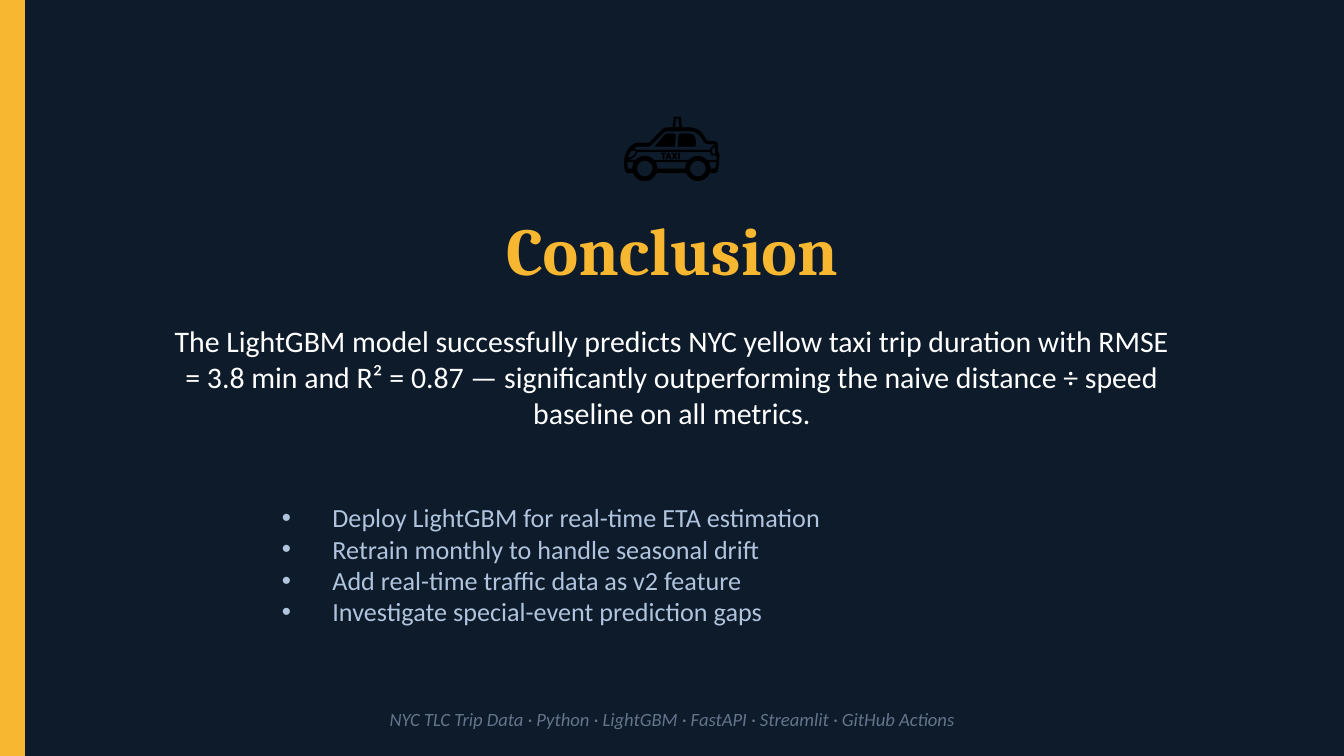
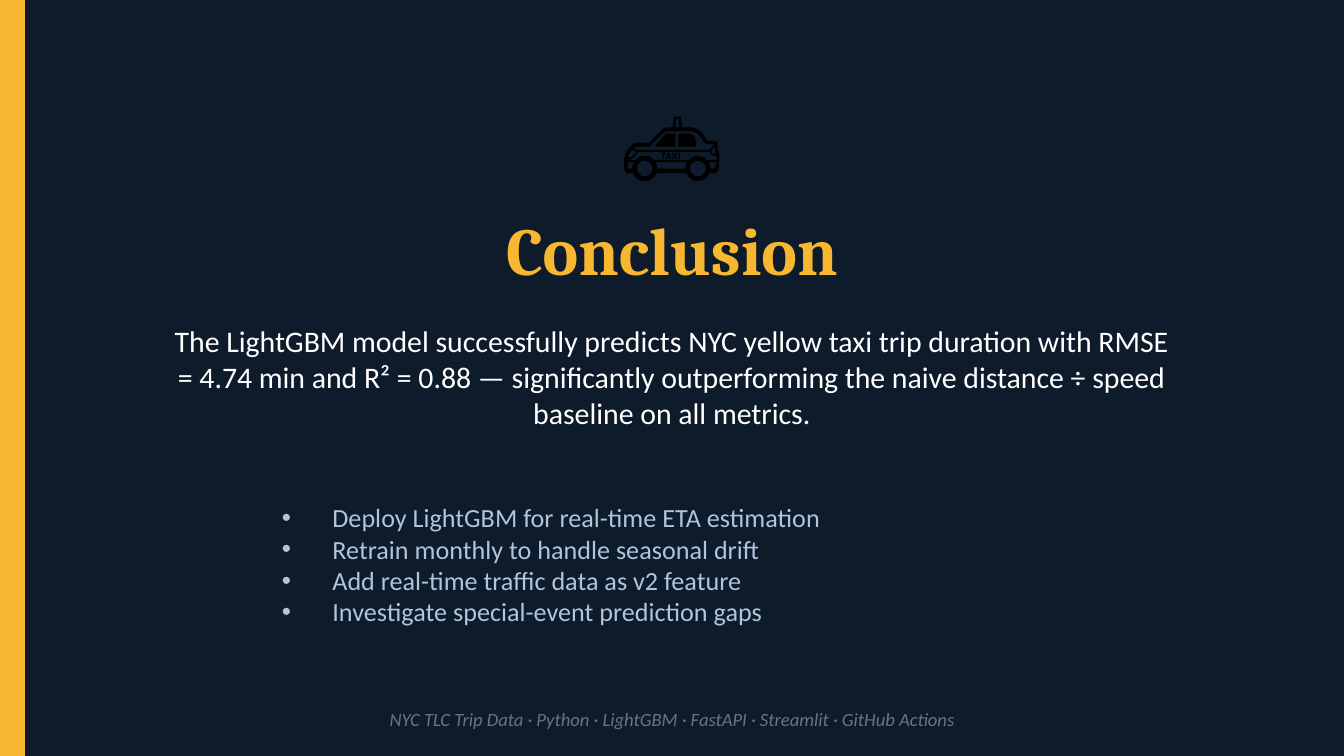
Before and after one commit to WSamuelY/nyc-taxi-duration-prediction, a slide deck: slide 10 of NYC_Taxi_Presentation.pptx. Drawn at 1344x756 pixels with LibreOffice and Linux fonts; fonts in the diff are those of the drawing. Boxes give left, top, right and bottom in pixels: in the first picture for what was removed or moved away, otherwise in the second. Text is boxed around its words. In the diff, an @@ line names an element or a change of style, - is before the commit and + after.

Commit message:
Update PowerPoint with real model results

```diff
--- a/NYC_Taxi_Presentation.pptx
+++ b/NYC_Taxi_Presentation.pptx
@@ text at [175, 331, 1168, 425]: text changed @@
-The LightGBM model successfully predicts NYC yellow taxi trip duration with RMSE = 3.8 min and R² = 0.87 — significantly outperforming the naive distance ÷ speed baseline on all metrics.
+The LightGBM model successfully predicts NYC yellow taxi trip duration with RMSE = 4.74 min and R² = 0.88 — significantly outperforming the naive distance ÷ speed baseline on all metrics.
```
Also in this commit, not shown: 1 other slide changed.
